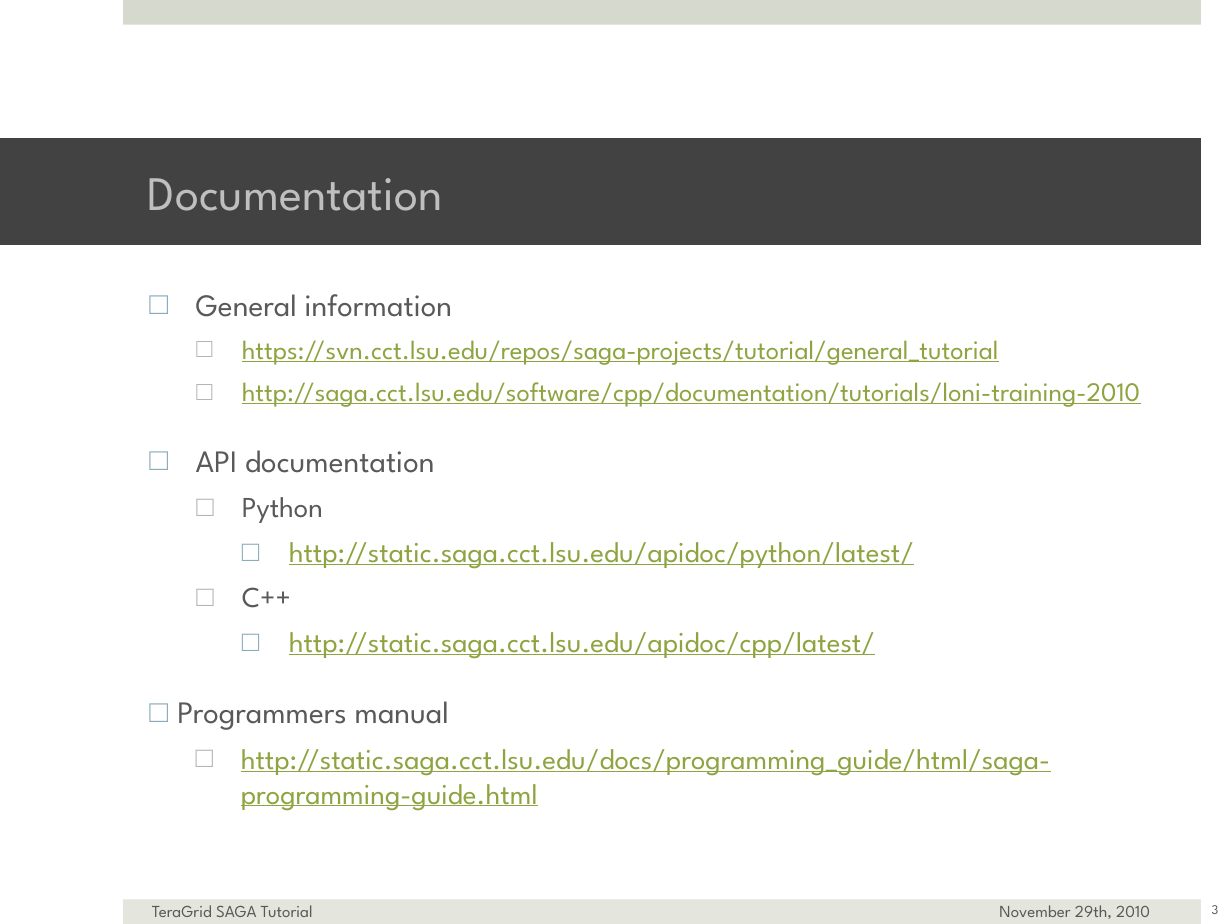
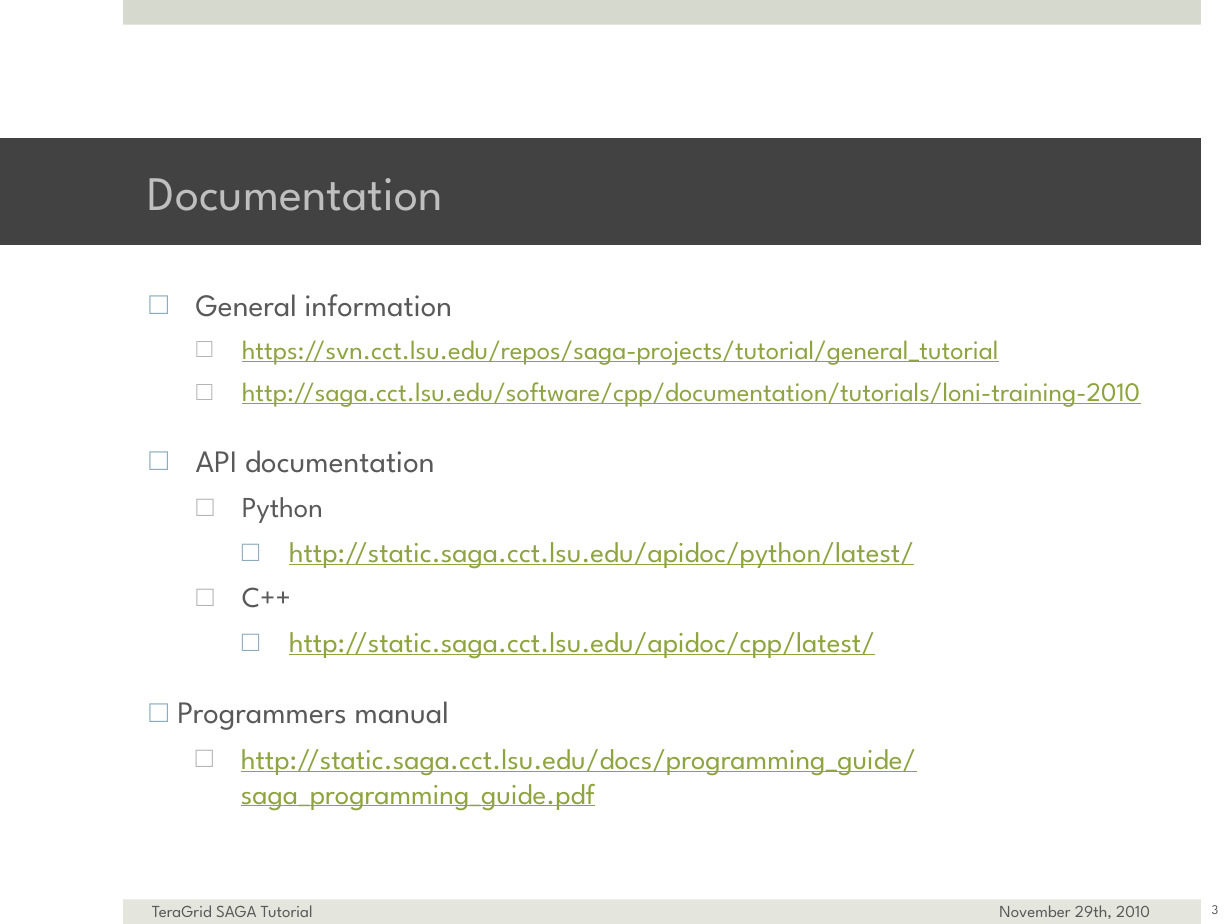
Before and after one commit to saga-project/saga-cpp-legacy-projects, a slide deck: slide 3 of tutorial/general_tutorial/SAGA-API-levels.pptx. Drawn at 1232x924 pixels with LibreOffice and Linux fonts; fonts in the diff are those of the drawing; background and template pictures are left out. Boxes give left, top, right and bottom in pixels: in the first picture for what was removed or moved away, otherwise in the second. Text is boxed around its words. In the diff, an @@ line names an element or a change of style, - is before the commit and + after.

```diff
--- a/tutorial/general_tutorial/SAGA-API-levels.pptx
+++ b/tutorial/general_tutorial/SAGA-API-levels.pptx
@@ text at bbox=[241, 749, 916, 811]: text changed @@
-  □ http://static.saga.cct.lsu.edu/docs/programming_guide/html/saga-programming-guide.html
+  □ http://static.saga.cct.lsu.edu/docs/programming_guide/saga_programming_guide.pdf
```
Also in this commit, not shown: 6 other slides changed, 1 slide added.
